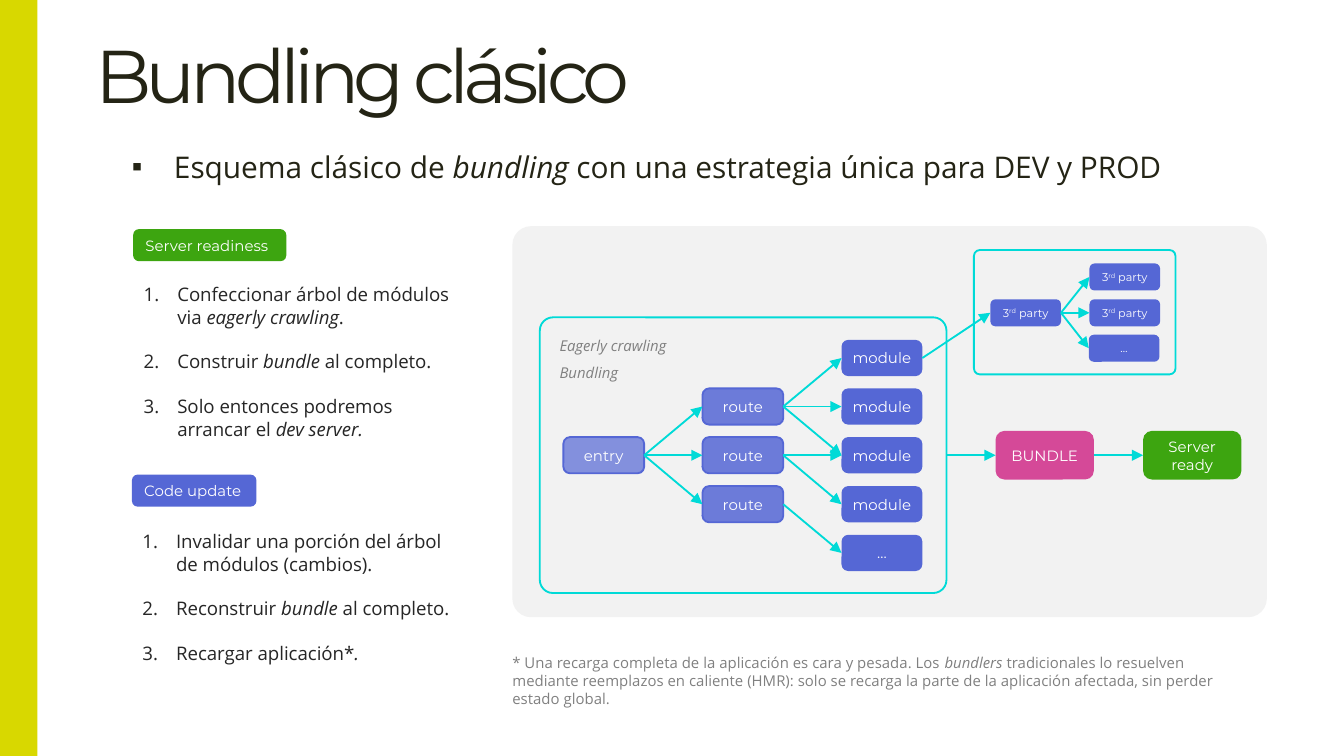
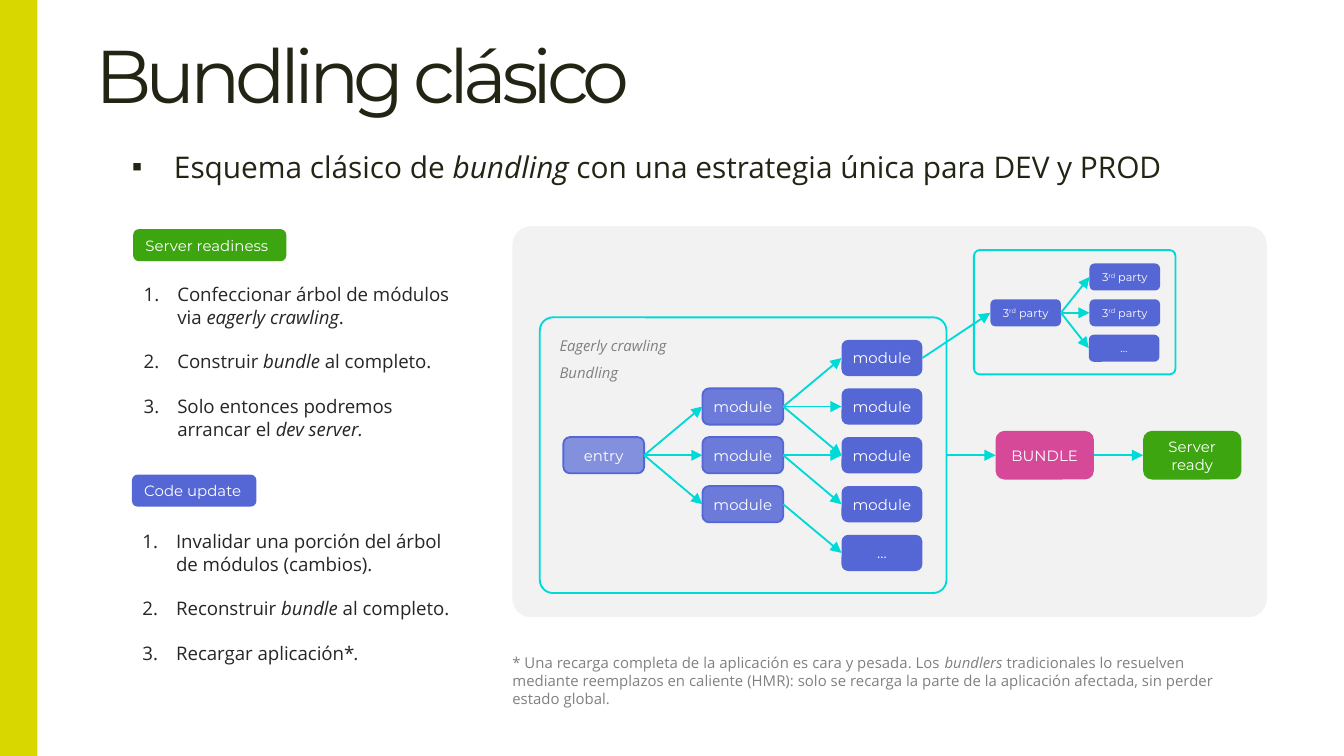
Before and after one commit to Lemoncode/master-frontend-lemoncode, a slide deck: slide 6 of 03-bundling/06-vite/00-teoría/Introducción a vite.pptx. Drawn at 1344x756 pixels with LibreOffice and Linux fonts; fonts in the diff are those of the drawing. Boxes give left, top, right and bottom in pixels: in the first picture for what was removed or moved away, otherwise in the second. Text is boxed around its words. In the diff, an @@ line names an element or a change of style, - is before the commit and + after.

```diff
--- a/03-bundling/06-vite/00-teoría/Introducción a vite.pptx
+++ b/03-bundling/06-vite/00-teoría/Introducción a vite.pptx
@@ text in rounded rectangle at box(713, 401, 772, 412): text changed @@
-route
+module
@@ text in rounded rectangle at box(713, 450, 772, 461): text changed @@
-route
+module
@@ text in rounded rectangle at box(713, 499, 772, 510): text changed @@
-route
+module
```
Also in this commit, not shown: 1 other slide changed.
